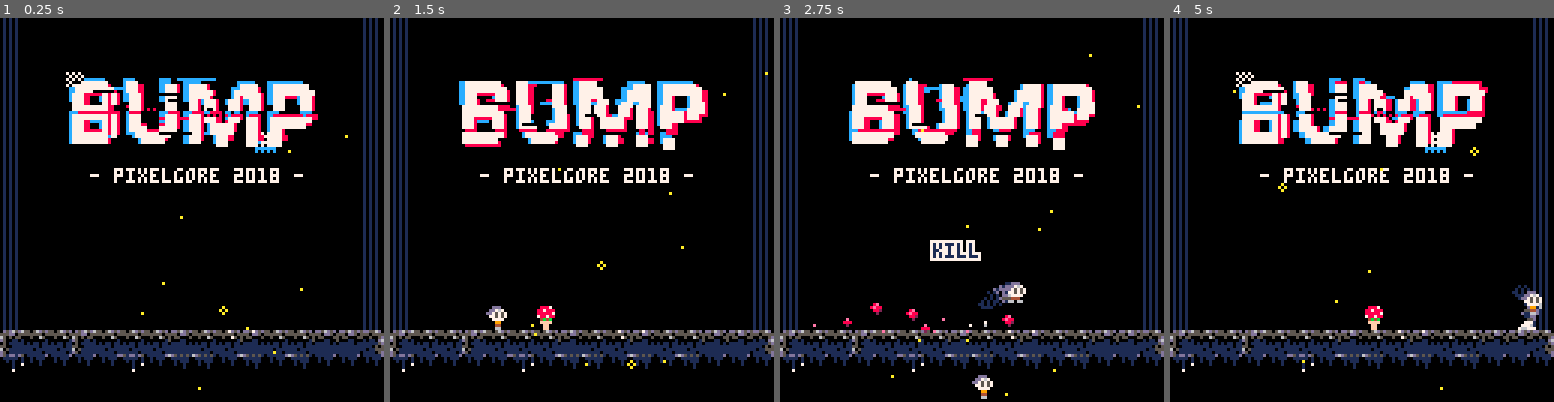
Above: before the commit, frames 1-4 (left to right).
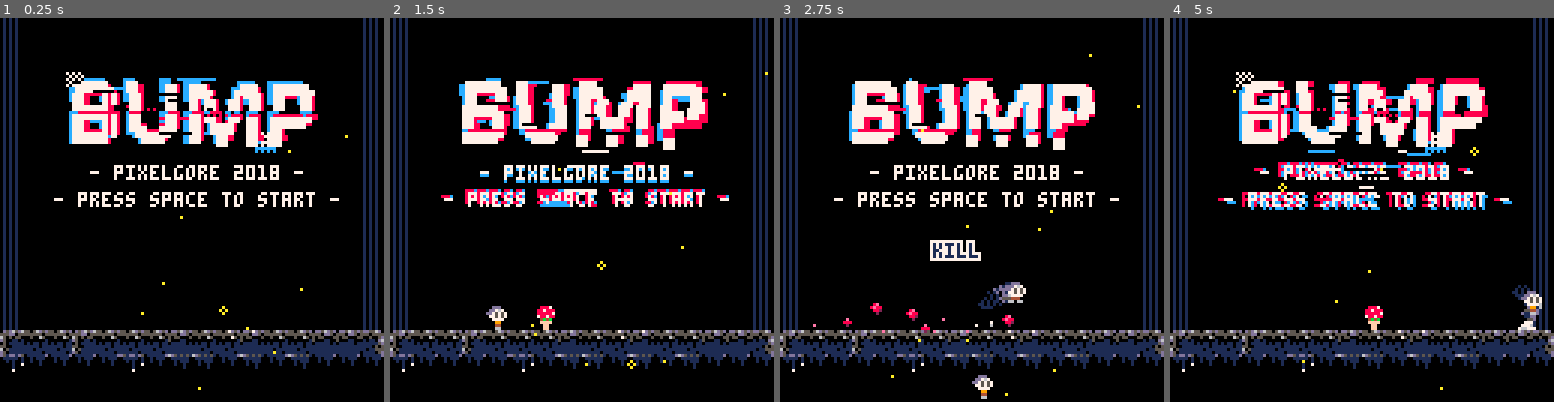
Above: after the commit, the same moments.

Repository: wesen/carts
Game: PICO-8 cartridge games/bump/bump.p8
The game is run twice, just before and just after one commit, with the same random seed, the same clock (stepped at 60 frames per second) and the same inputs.
Inputs:
- Up to frame 1 (0.25 s): no input
- Up to frame 2 (1.5 s): tap X (X key) at 0.33, 1.07 s; tap O (Z key) at 0.7 s
- Up to frame 3 (2.75 s): hold Right 1.6-2.1 s; tap O (Z key) at 1.7, 2.1, 2.5 s; tap X (X key) at 1.85 s; hold Up 2.15-2.42 s; hold Right from 2.47 s (still down)
- Up to frame 4 (5 s): tap O (Z key) every 0.4 s from 2.9 to 4.9 s; tap X (X key) at 2.97, 4.08 s; release Right at 3.03 s; hold Left 3.08-3.58 s; hold Down 3.63-3.97 s; hold Right 4.02-4.68 s; hold Up from 4.73 s (still down)

The runs differ from the first frame. In frame 1, 1.9% of the frame differs, in the area x 14-89%, y 38-50%; in frame 2, 4.7%; in frame 3, 1.9%; in frame 4, 5.7%, in the area x 12-90%, y 15-50%.

Commit message:
Add nice glitch text

Diff:
--- a/games/bump/bump.p8
+++ b/games/bump/bump.p8
@@ -402,7 +402,25 @@
  palt(0,true)
 
  fillp()
- print("- pixelgore 2018 -",title_dx+5,title_dy+40,7)
+ if (frame%10)<3 then
+  aberration_str("- pixelgore 2018 -",title_dx+5,title_dy+39)
+  aberration_str("- press space to start -",title_dx-7,title_dy+48)
+  for i=0,1 do
+   draw_random_line(0,title_dx+15,title_dy+33,1)
+   draw_random_line(7,title_dx+15,title_dy+33,1)
+   draw_random_line(12,title_dx+15,title_dy+33,1)
+   draw_random_line(8,title_dx+15,title_dy+33,1)
+  end
+ elseif (frame%10<8) then
+  print("- pixelgore 2018 -",title_dx+5,title_dy+39,7)
+  print("- press space to start -",title_dx-7,title_dy+48,7)
+ end
+end
+
+function aberration_str(s,x,y)
+  print(s,x+mrnd(2),y+mrnd(2)+1,12)
+  print(s,x+mrnd(2),y+mrnd(2),8)
+  print(s,x,y,7)
 end
 
 function draw_title_frame1()
@@ -414,11 +432,15 @@
  sspr(title_ssx,title_ssy,title_w,title_h,title_dx,title_dy,title_w*2,2*title_h)
 end
 
-function draw_random_line(col)
- for i=0,5 do
+function draw_random_line(col,offx,offy,cnt)
+ if (offx==nil) offx=title_dx
+ if (offy==nil) offy=title_dy+10
+ if (cnt==nil) cnt=5
+
+ for i=0,cnt do
   palt(col,false)
-  local x=rnd(title_w+10)+title_dx
-  local y=rnd(title_h+5)+title_dy+10
+  local x=rnd(title_w+10)+offx
+  local y=rnd(title_h+5)+offy
   local w=rnd(10)
   line(x,y,x+w,y,col)
   palt()
@@ -1773,15 +1795,12 @@
     palt()
     yield()
    end
-   printh("mode end")
    mode=mode_end
   end, draw_crs)
 end
 
 function is_space_pressed()
- if stat(30) then
-  printh(tostr(stat(31)))
- end
+ return stat(30) and stat(31)==" "
 end
 
 function _init()
@@ -1803,6 +1822,9 @@
  cls()
  if mode==mode_title then
   draw_title()
+  if is_space_pressed() then
+   start_game()
+  end
  end
 
  if mode!=mode_end then
--- a/games/bump/main.lua
+++ b/games/bump/main.lua
@@ -21,15 +21,12 @@
     palt()
     yield()
    end
-   printh("mode end")
    mode=mode_end
   end, draw_crs)
 end
 
 function is_space_pressed()
- if stat(30) then
-  printh(tostr(stat(31)))
- end
+ return stat(30) and stat(31)==" "
 end
 
 function _init()
@@ -51,6 +48,9 @@
  cls()
  if mode==mode_title then
   draw_title()
+  if is_space_pressed() then
+   start_game()
+  end
  end
 
  if mode!=mode_end then
--- a/games/bump/title.lua
+++ b/games/bump/title.lua
@@ -42,7 +42,25 @@
  palt(0,true)
 
  fillp()
- print("- pixelgore 2018 -",title_dx+5,title_dy+40,7)
+ if (frame%10)<3 then
+  aberration_str("- pixelgore 2018 -",title_dx+5,title_dy+39)
+  aberration_str("- press space to start -",title_dx-7,title_dy+48)
+  for i=0,1 do
+   draw_random_line(0,title_dx+15,title_dy+33,1)
+   draw_random_line(7,title_dx+15,title_dy+33,1)
+   draw_random_line(12,title_dx+15,title_dy+33,1)
+   draw_random_line(8,title_dx+15,title_dy+33,1)
+  end
+ elseif (frame%10<8) then
+  print("- pixelgore 2018 -",title_dx+5,title_dy+39,7)
+  print("- press space to start -",title_dx-7,title_dy+48,7)
+ end
+end
+
+function aberration_str(s,x,y)
+  print(s,x+mrnd(2),y+mrnd(2)+1,12)
+  print(s,x+mrnd(2),y+mrnd(2),8)
+  print(s,x,y,7)
 end
 
 function draw_title_frame1()
@@ -54,11 +72,15 @@
  sspr(title_ssx,title_ssy,title_w,title_h,title_dx,title_dy,title_w*2,2*title_h)
 end
 
-function draw_random_line(col)
- for i=0,5 do
+function draw_random_line(col,offx,offy,cnt)
+ if (offx==nil) offx=title_dx
+ if (offy==nil) offy=title_dy+10
+ if (cnt==nil) cnt=5
+
+ for i=0,cnt do
   palt(col,false)
-  local x=rnd(title_w+10)+title_dx
-  local y=rnd(title_h+5)+title_dy+10
+  local x=rnd(title_w+10)+offx
+  local y=rnd(title_h+5)+offy
   local w=rnd(10)
   line(x,y,x+w,y,col)
   palt()
Not shown, changed: games/bump/TODO
